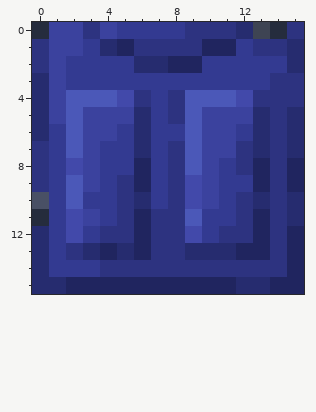
File history of a pixel-art sprite, src/main/resources/assets/doors/block/blue_door_bottom.png. This is how it looked before the edit.
The file is 16x16 pixels. Colours within 5 levels of each other are drawn and written as one.
And afterwards:
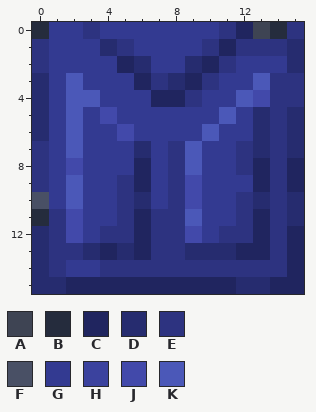
Palette (. is transparent): A #3e4453  B #252c3d  C #20255f  D #262c6f  E #2d3380  F #495065  G #333a91  H #3b429e  J #4249aa  K #4b58b8
Changes in this commit:
@@ x 0..15 @@
- 0 BHHEHGGGGEEEDABE
- 1 EHHGDCEEEECCGEED
- 2 EHGGGGDDCCGGGGGD
- 3 DHGGGGGGGGGGGGEE
- 4 DHKKKJEGEKKKJEEE
- 5 DHKHHHDGEKHHHDED
- 6 DGKHHGDGGKHHGDED
- 7 EGKHGGDGEKHHEDED
- 8 EGJHGGCGEKHGECEC
- 9 EGKHGECGEJHGGCEC
-10 FGKGGEDGEJHGEDED
-11 BGJHGECEEKGGECED
-12 DGJGEECEEJGEECEC
-13 DGEDCDCEEDDDCCEC
-14 DGGGEEEEEEEEEEEC
+ 0 BGGEGGGGGGGECABE
+ 1 EGGGDEGGGGECEEED
+ 2 EGGGGCDGGDCEGGGD
+ 3 DGKGGGCEDCEGGKEE
+ 4 DGKKGGGCCEGGKJEE
+ 5 DGKGJGGGGGGKGDED
+ 6 DGKGGJGGGGKGGDED
+ 7 EGKGGGDGEKGGEDED
+ 8 EGJGGGCGEKGGECEC
+ 9 EGKGGECGEJGGGCEC
+10 FGKGGEDGEJGGEDED
+11 BEJGGECEEKGGECED
+12 DEJGEECEEJGEECEC
+13 DEEDCDCEEDDDCCEC
+14 DEGGEEEEEEEEEEEC
 15 DDCCCCCCCCCCDDCC
Boxes around the changes in both pictures, in picture pixels (x1, y1, x2, y2):
changed: (49, 22, 270, 277)
